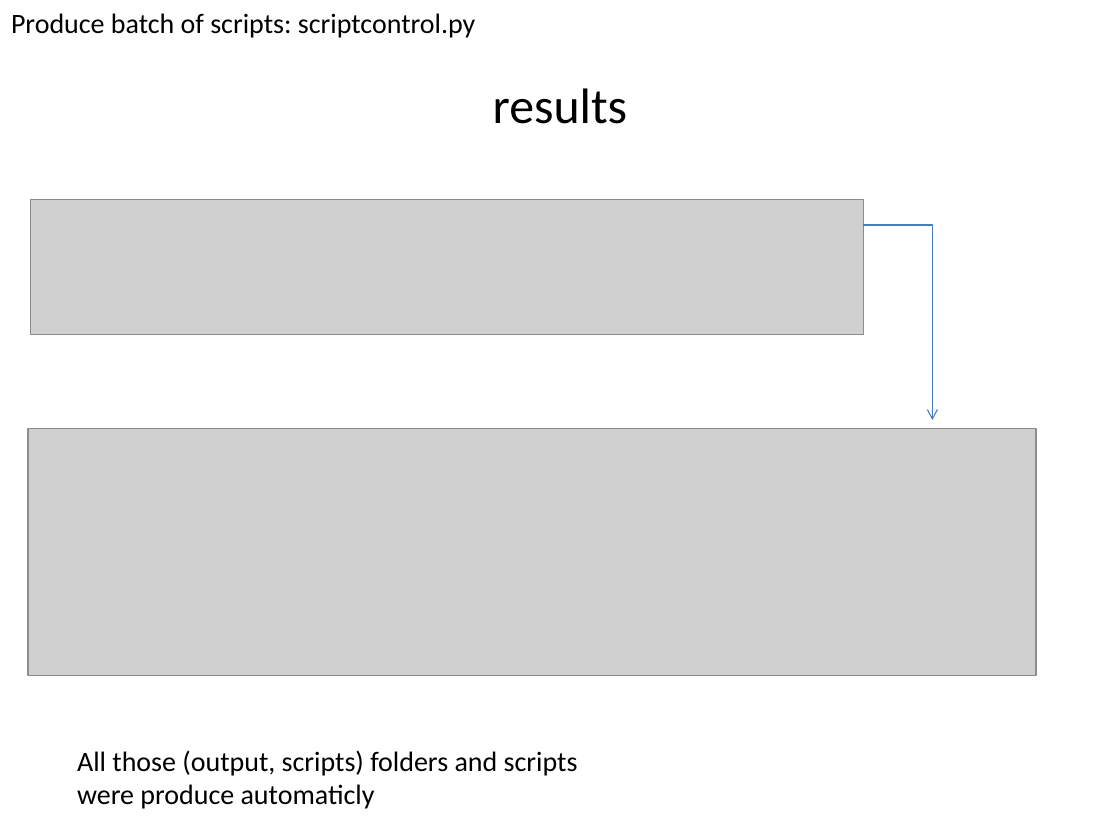
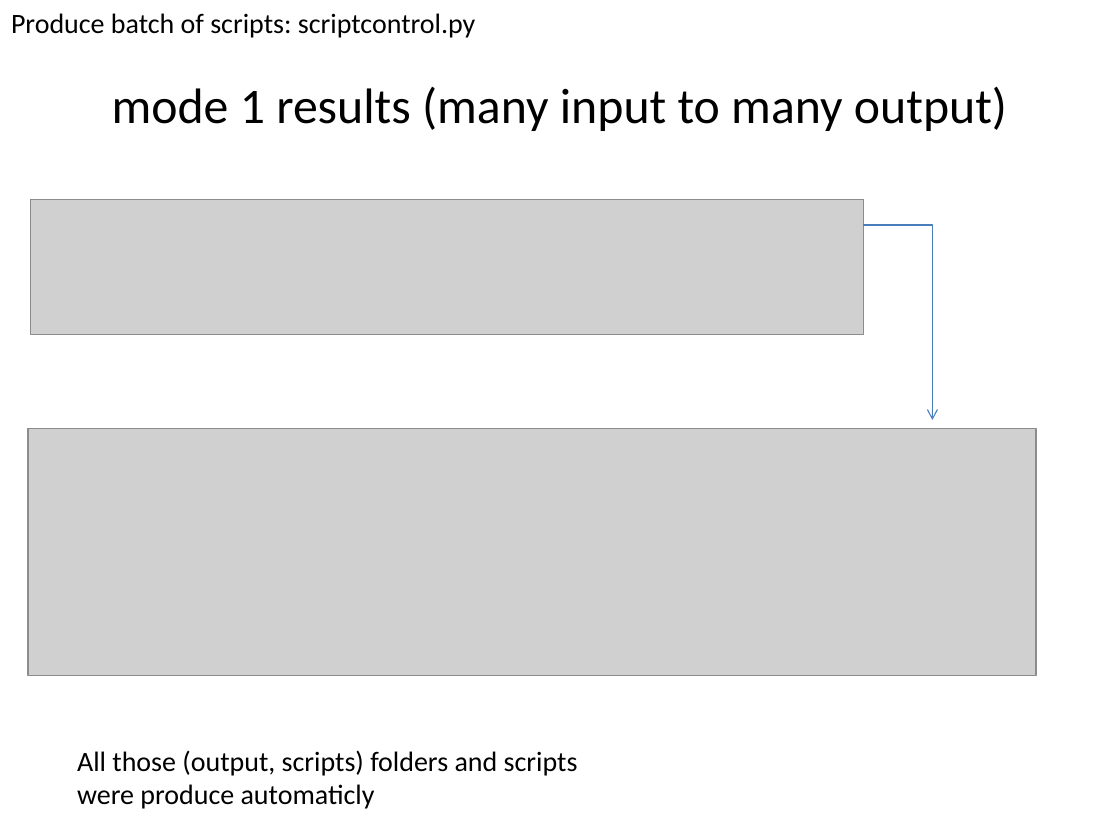
Before and after one commit to vitogump/lifelit, a slide deck: slide 8 of userGuide.pptx. Drawn at 1120x840 pixels with LibreOffice and Linux fonts; fonts in the diff are those of the drawing; grey boxes stand for pictures. Boxes give left, top, right and bottom in pixels: in the first picture for what was removed or moved away, otherwise in the second. Text is boxed around its words. In the diff, an @@ line names an element or a change of style, - is before the commit and + after.

```diff
--- a/userGuide.pptx
+++ b/userGuide.pptx
@@ title at bbox=[112, 86, 1007, 131]: text changed @@
-results
+mode 1 results (many input to many output)
```
Also in this commit, not shown: 1 other slide changed, 1 slide added, 1 slide removed, 6 other files.
